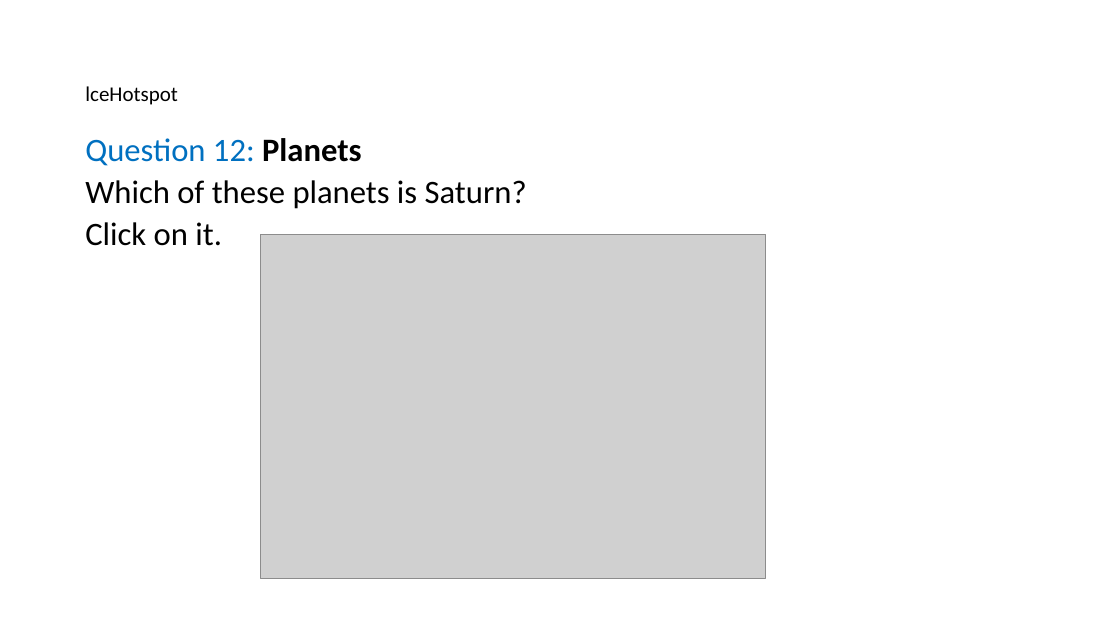
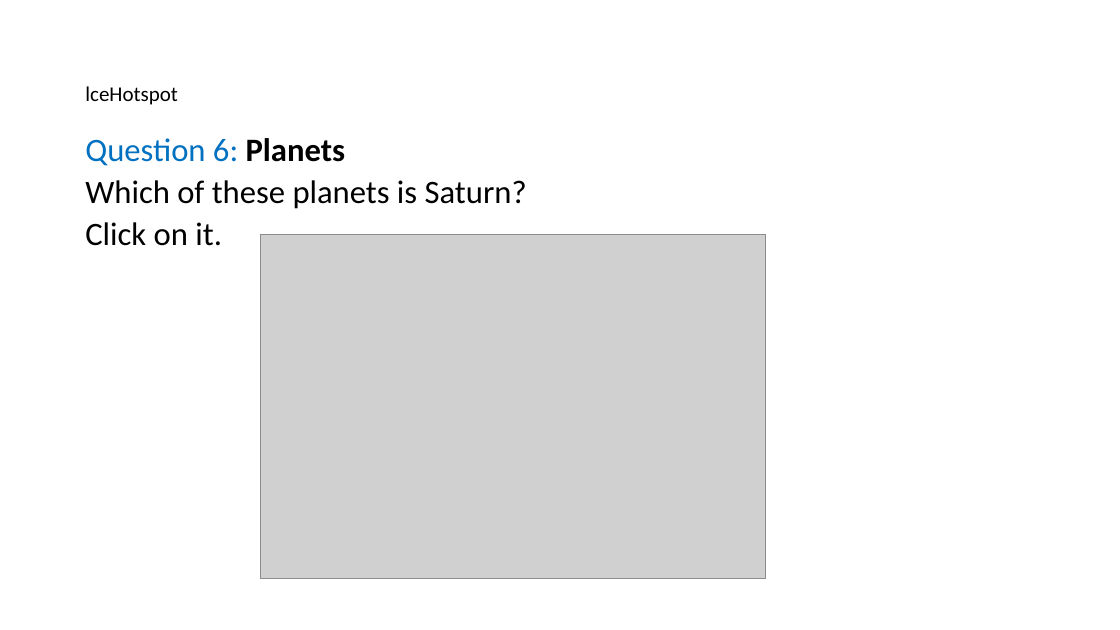
Before and after one commit to birgitstrackenbrock/dita13.lc.extra-interactions, a slide deck: slide 8 of documentation/Interaction_examples_visual.pptx (slide 15 before the commit). Drawn at 1120x630 pixels with LibreOffice and Linux fonts; fonts in the diff are those of the drawing; grey boxes stand for pictures. Boxes give left, top, right and bottom in pixels: in the first picture for what was removed or moved away, otherwise in the second. Text is boxed around its words. In the diff, an @@ line names an element or a change of style, - is before the commit and + after.

```diff
--- a/documentation/Interaction_examples_visual.pptx
+++ b/documentation/Interaction_examples_visual.pptx
@@ text at [85, 138, 345, 166]: text changed @@
-Question 12: Planets
+Question 6: Planets
```
Also in this commit, not shown: 18 other slides changed, 1 slide added.
